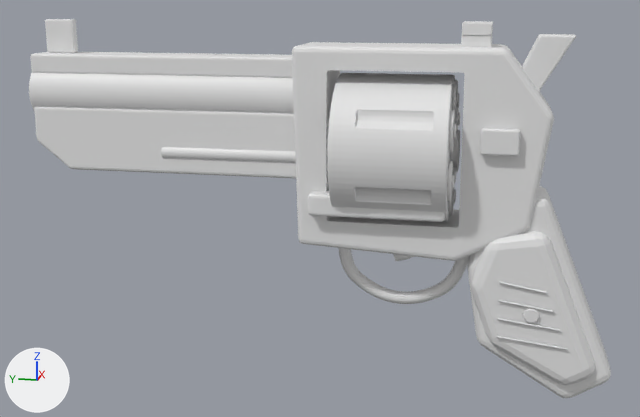
Two versions of the glTF model public/assets/revolver.glb, one commit apart.
Both versions are drawn from a camera (50 mm lens) standing at (-0.471, -0.038, 0.053) and looking at (-0.001, 0.056, -0.065). Every picture has the same lights, and +X, +Y and +Z are marked at lower left. The older version comes first. Where no turn or scale is listed for an object, it has been applied to the vertices. Vertices at exactly the same position are counted once.

Names of what the first picture shows: 'weapon_Brass.001', 'weapon_Brushed_steel.001', 'weapon_Brushed_steel.002', 'weapon_Charcoal_blued_steel', 'weapon_Charcoal_blued_steel.001', 'weapon_Charcoal_blued_steel.002', 'weapon_Charcoal_blued_steel.003', 'weapon_Recess_/_rubber', 'weapon_Recess_/_rubber.001', 'weapon_Walnut_end_grain', 'weapon_Warm_walnut' and 2 more.
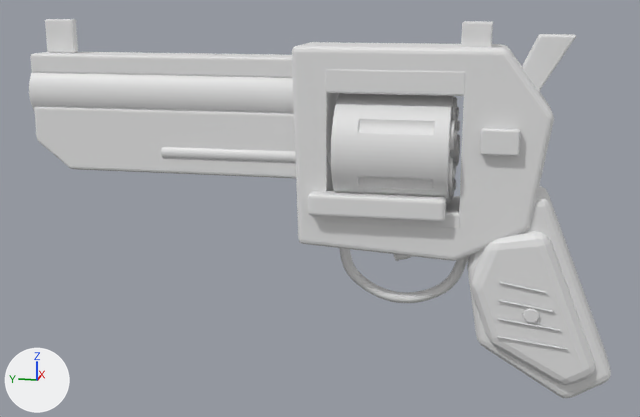
The newer file is also rescaled (x0.85) as a whole; pictures and numbers use the older file's frame.

Pixel boxes (x1, y1, x2, y2) of what changed, in the pictures (640 x 417 px; the box of a moved part takes in the faces that stretch with it):
'weapon_Charcoal_blued_steel.001', rescaled (25% shorter): before (327, 73, 456, 222); after (331, 93, 455, 204)
'weapon_Brass.001', reshaped: before (447, 80, 459, 216); after (448, 97, 458, 199)
'weapon_Recess_/_rubber.001', reshaped (18% narrower, 24% shorter): before (451, 93, 461, 203); after (452, 107, 460, 190)
part 1 of me_cylinder, moved or reshaped: before (452, 80, 458, 120); after (452, 97, 457, 127)
part 2 of me_cylinder, moved or reshaped: before (449, 189, 454, 216); after (449, 178, 455, 199)
part 3 of me_cylinder, moved or reshaped (mostly hidden): before (453, 107, 459, 184); after (454, 118, 458, 174)
part 4 of me_cylinder, moved or reshaped: before (447, 110, 455, 202); after (448, 120, 455, 188)
part 6 of me_cylinder_002, moved or reshaped: before (457, 93, 460, 107); after (456, 107, 459, 118)
part 7 of me_cylinder_002, moved or reshaped: before (453, 190, 456, 203); after (454, 180, 456, 190)
part 8 of me_cylinder_002, moved or reshaped: before (458, 112, 461, 125); after (457, 121, 460, 131)
part 9 of me_cylinder_002, moved or reshaped: before (451, 174, 455, 189); after (452, 168, 455, 178)
part 10 of me_cylinder_002, moved or reshaped: before (453, 124, 457, 138); after (454, 130, 457, 141)
part 11 of me_frame, added: after (325, 69, 466, 96)
part 12 of me_frame, added: after (325, 196, 460, 229)

Patch to the scene script:
```diff
--- a/public/assets/revolver.glb.py
+++ b/public/assets/revolver.glb.py
@@ me_cylinder @@
-me_cylinder.from_pydata(...)  # 2304 vertices, 4560 faces; spans x -0.033..0.033, y -0.0278..0.026, z -0.0625..0.0105
+me_cylinder.from_pydata(...)  # 2304 vertices, 4560 faces; spans x -0.0248..0.0248, y -0.0278..0.026, z -0.0534..0.0014
+# me_cylinder part 1: the loose piece of 192 vertices spanning x -0.0105..0.0105, y -0.0278..-0.026, z -0.0105..0.0105 is scaled about its middle by (0.743, 1, 0.743), then moved by (0.0, 0.0, -0.0065)
+# me_cylinder part 2: the loose piece of 192 vertices spanning x -0.0105..0.0105, y -0.0278..-0.026, z -0.0625..-0.0415 is scaled about its middle by (0.743, 1, 0.743), then moved by (0.0, 0.0, 0.0065)
+# me_cylinder part 3: 768 of 2304 vertices moved; they spanned x 0.012..0.033, y -0.0278..0.026, z -0.0495..-0.0025 and now span x 0.009..0.0248, y -0.0278..0.026, z -0.0436..-0.0084; mean shift (-0.0056, 0.0, 0.0); largest move (0.0315, -0.0264, -0.0078) -> (0.0236, -0.0264, -0.0124)
+# me_cylinder part 4: 768 of 2304 vertices moved; they spanned x -0.033..-0.012, y -0.0278..0.026, z -0.0495..-0.0025 and now span x -0.0248..-0.009, y -0.0278..0.026, z -0.0436..-0.0084; mean shift (0.0056, 0.0, 0.0); largest move (-0.0315, -0.0264, -0.0078) -> (-0.0236, -0.0264, -0.0124)
+# other edits to the shape of me_cylinder do not show in these pictures
 me_cylinder.materials.append(mat_brass)
@@ me_cylinder_012 @@
-me_cylinder_012.from_pydata(...)  # 1244 vertices, 2508 faces; spans x -0.039..0.039, y -0.03..0.03, z -0.039..0.039
+me_cylinder_012.from_pydata(...)  # 1244 vertices, 2508 faces; spans x -0.0293..0.0293, y -0.03..0.03, z -0.0293..0.0293
+# me_cylinder_012 part 5: the whole mesh is scaled about its middle by (0.75, 1, 0.75)
 me_cylinder_012.materials.append(mat_charcoal_blued_steel)
@@ me_cylinder_002 @@
-me_cylinder_002.from_pydata(...)  # 672 vertices, 1320 faces; spans x -0.0263..0.0263, y -0.0006..0.0006, z -0.0558..0.0038
+me_cylinder_002.from_pydata(...)  # 672 vertices, 1320 faces; spans x -0.0197..0.0197, y -0.0006..0.0006, z -0.0484..-0.0037
+# me_cylinder_002 part 6: the loose piece of 112 vertices spanning x -0.0038..0.0038, y -0.0006..0.0006, z -0.0038..0.0038 is scaled about its middle by (0.731, 1, 0.731), then moved by (0.0, 0.0, -0.0065)
+# me_cylinder_002 part 7: the loose piece of 112 vertices spanning x -0.0038..0.0038, y -0.0006..0.0006, z -0.0558..-0.0482 is scaled about its middle by (0.731, 1, 0.731), then moved by (0.0, 0.0, 0.0065)
+# me_cylinder_002 part 8: 112 of 672 vertices moved; they spanned x 0.0187..0.0263, y -0.0006..0.0006, z -0.0168..-0.0092 and now span x 0.014..0.0197, y -0.0006..0.0006, z -0.0191..-0.0134; mean shift (-0.0056, 0.0, -0.0033); largest move (0.0257, 0.0005, -0.0117) -> (0.0192, 0.0005, -0.0153)
+# me_cylinder_002 part 9: 112 of 672 vertices moved; they spanned x -0.0263..-0.0187, y -0.0006..0.0006, z -0.0428..-0.0352 and now span x -0.0197..-0.014, y -0.0006..0.0006, z -0.0386..-0.0329; mean shift (0.0056, 0.0, 0.0032); largest move (-0.0255, 0.0006, -0.0402) -> (-0.019, 0.0006, -0.0366)
+# me_cylinder_002 part 10: 112 of 672 vertices moved; they spanned x -0.0263..-0.0187, y -0.0006..0.0006, z -0.0168..-0.0092 and now span x -0.0197..-0.014, y -0.0006..0.0006, z -0.0191..-0.0134; mean shift (0.0056, 0.0, -0.0033); largest move (-0.0257, -0.0005, -0.0117) -> (-0.0192, -0.0005, -0.0153)
+# other edits to the shape of me_cylinder_002 do not show in these pictures
 me_cylinder_002.materials.append(mat_recess___rubber)
@@ me_frame @@
-me_frame.from_pydata(...)  # 1532 vertices, 3032 faces; spans x -0.02..0.02, y -0.104..0.219, z -0.16..0.025
+me_frame.from_pydata(...)  # 1644 vertices, 3248 faces; spans x -0.02..0.02, y -0.104..0.219, z -0.16..0.025
+# me_frame part 11: a new loose piece of 56 vertices spanning x -0.02..0.02, y -0.022..0.05, z 0.001..0.014, in mat_charcoal_blued_steel (white #e7e7e7)
+# me_frame part 12: a new loose piece of 56 vertices spanning x -0.02..0.02, y -0.022..0.05, z -0.068..-0.059, in mat_charcoal_blued_steel (white #e7e7e7)
+# other edits to the shape of me_frame do not show in these pictures
 me_frame.materials.append(mat_charcoal_blued_steel)
```
